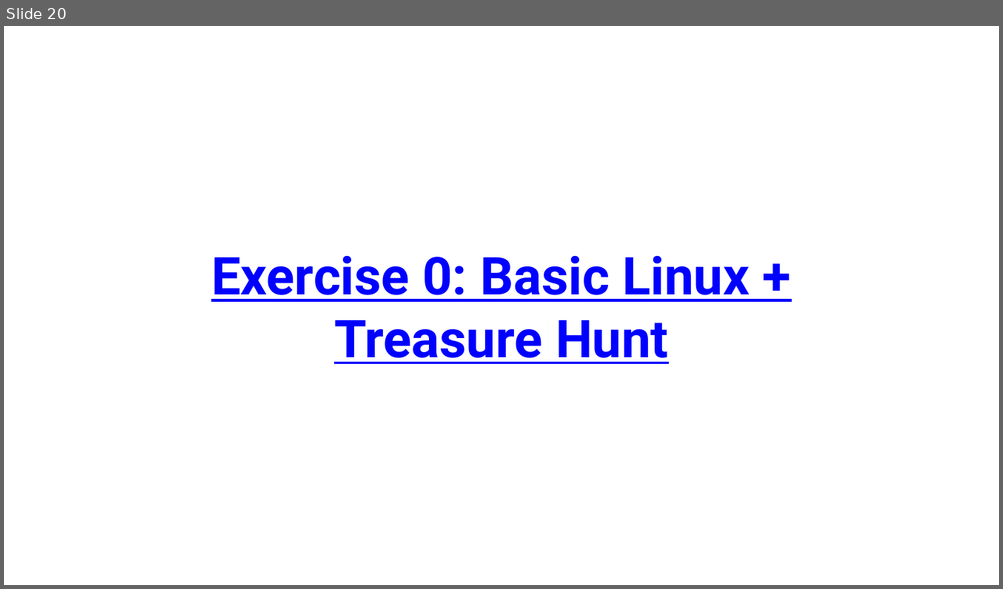
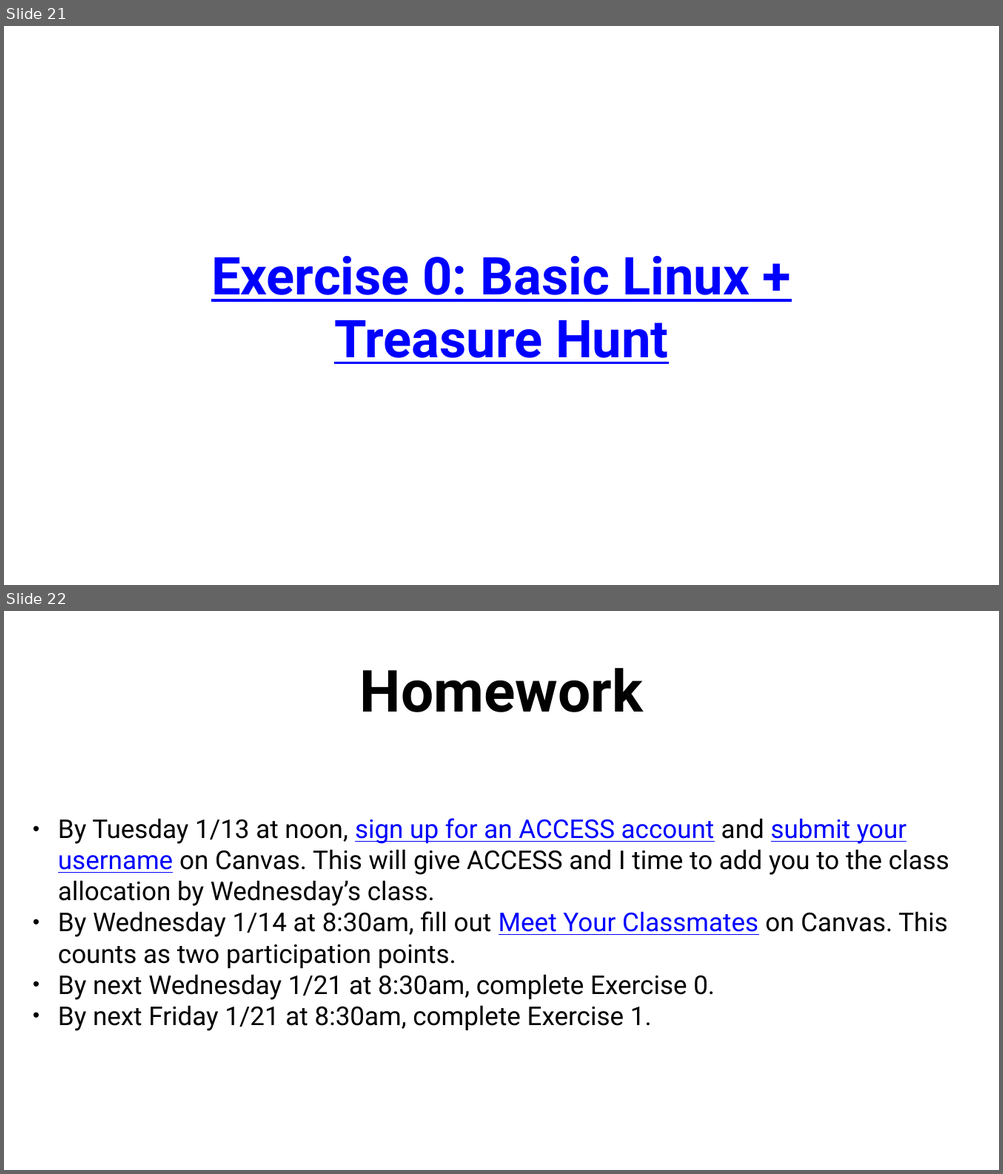
Before and after one commit to anirudhatalmale6-alt/Chem456-2026S, a slide deck: slides/0112-Introduction.pptx. Shown one above the other, each under a label of ours: slide 20 before the commit, slides 21 and 22 after it. The pictures are 1003x589 and 1003x1174 pixels, drawn with LibreOffice and Linux fonts; fonts in the diff are those of the drawing. Boxes give left, top, right and bottom in pixels: in the first picture for what was removed or moved away, otherwise in the second. Text is boxed around its words. In the diff, an @@ line names an element or a change of style, - is before the commit and + after.

```diff
--- a/slides/0112-Introduction.pptx
+++ b/slides/0112-Introduction.pptx
@@ slide 22 added at box(4, 611, 999, 1170), background #FFFFFF @@
@@ title added at box(360, 668, 643, 712), 112 pt, text #000000, bold @@
+Homework
@@ text added at box(58, 818, 949, 1031), 50 pt, text #000000 @@
+• By Tuesday 1/13 at noon, sign up for an ACCESS account and submit your username on Canvas. This will give ACCESS and I time to add you to the class allocation by Wednesday’s class.
+• By Wednesday 1/14 at 8:30am, fill out Meet Your Classmates on Canvas. This counts as two participation points.
+• By next Wednesday 1/21 at 8:30am, complete Exercise 0.
+• By next Friday 1/21 at 8:30am, complete Exercise 1.
@@ what was slide 20 is now slide 21 @@
```
Also in this commit, not shown: 2 slides changed, 1 other slide added, 7 other files.
